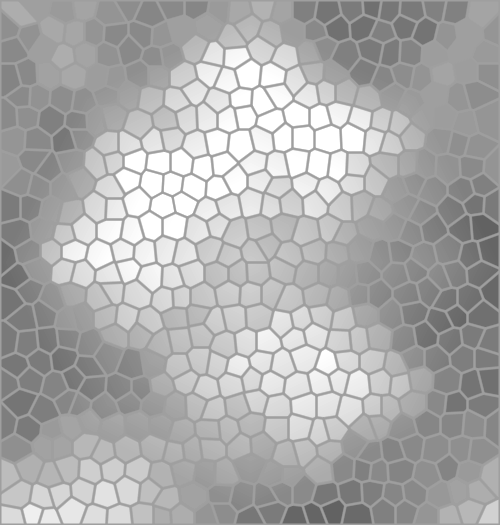
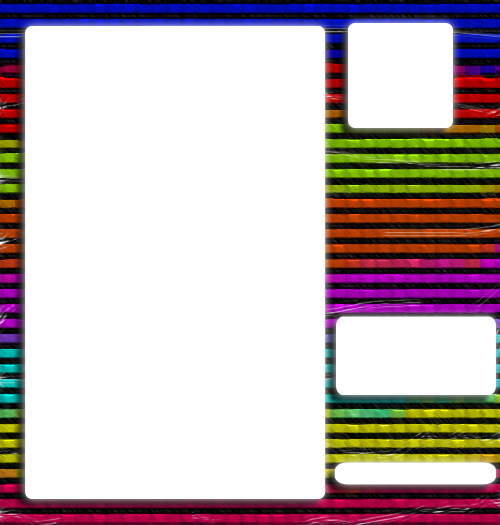
Layered file, before and after one edit (500x525). Changes by layer:
added layer "Form 4" above "Form 3" over [left=334, top=462, right=496, bottom=485]
added layer "Form 3" above "Form 1" over [left=25, top=26, right=326, bottom=499]
added layer "Form 1" above "Form 2" over [left=336, top=316, right=496, bottom=395]
added layer "Form 2" above "Ebene 5" over [left=348, top=23, right=453, bottom=128]
added layer "Ebene 5" above "Ebene 2" over [left=0, top=0, right=500, bottom=525]
